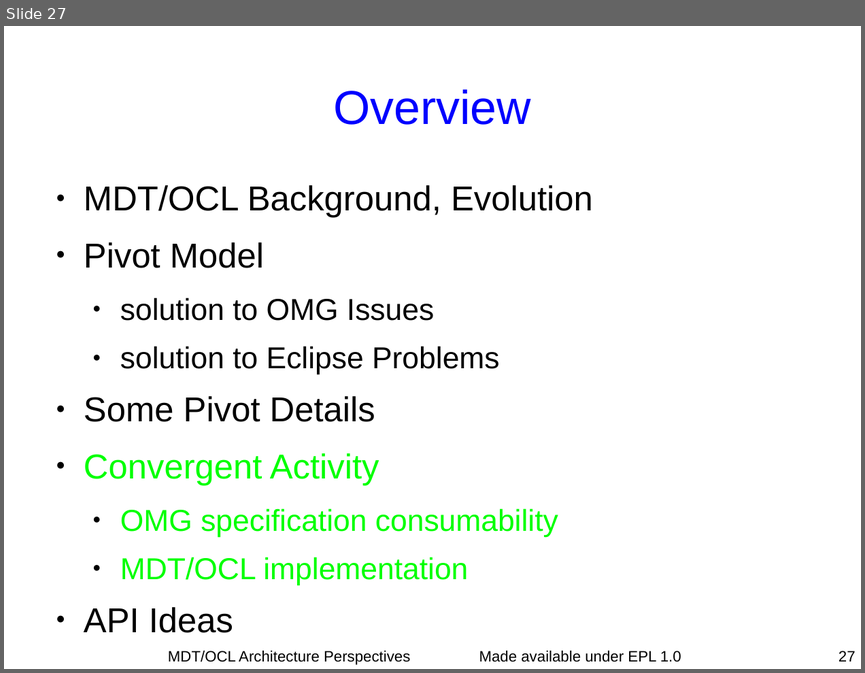
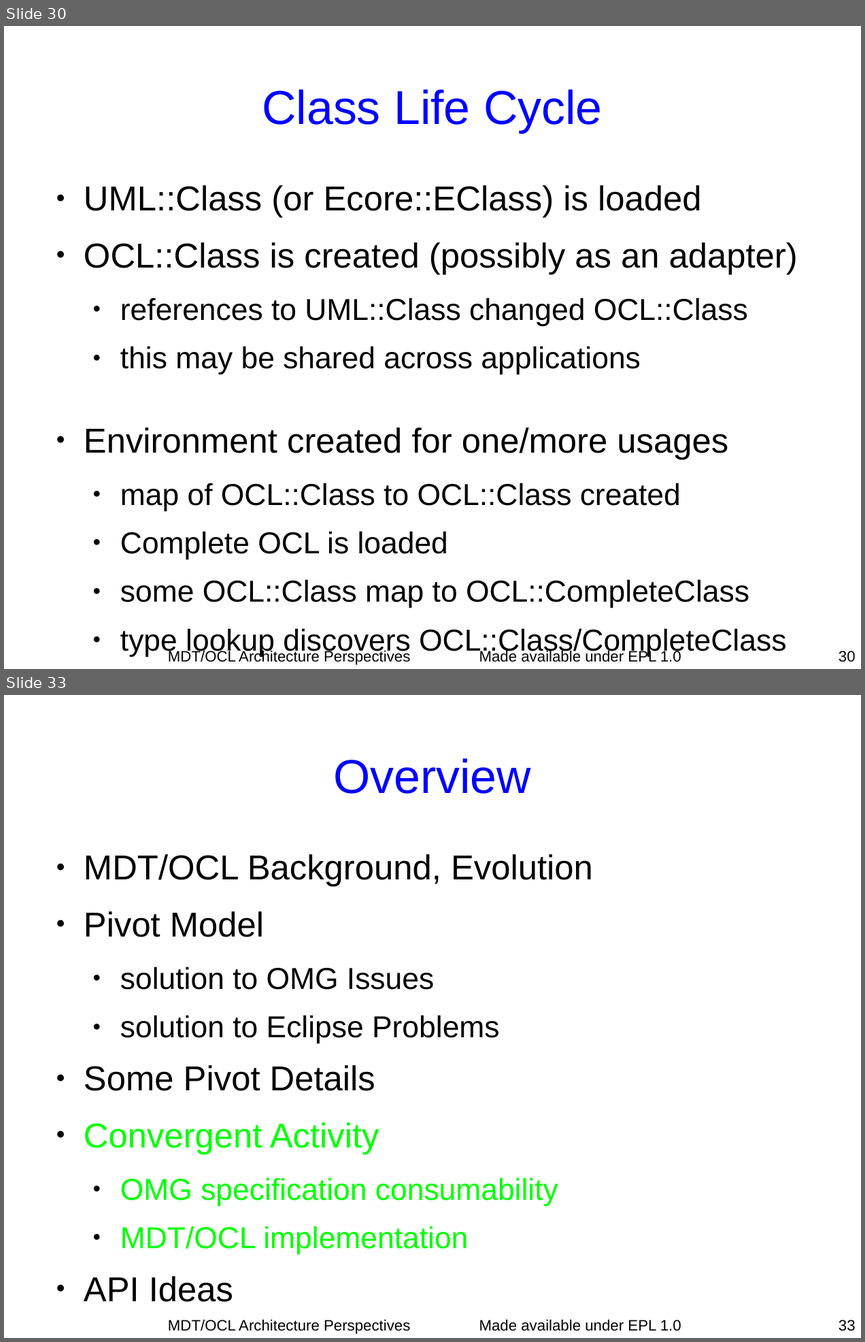
Before and after one commit to eclipse-ocl/ocl-website, a slide deck: ocl/docs/publications/Dresden2010Visit/DresdenVisit.odp. Shown one above the other, each under a label of ours: slide 27 before the commit, slides 30 and 33 after it; the slides between them are not shown. The pictures are 865x673 and 865x1342 pixels, drawn with LibreOffice and Linux fonts; fonts in the diff are those of the drawing. Boxes give left, top, right and bottom in pixels: in the first picture for what was removed or moved away, otherwise in the second. Text is boxed around its words. In the diff, an @@ line names an element or a change of style, - is before the commit and + after.

```diff
--- a/ocl/docs/publications/Dresden2010Visit/DresdenVisit.odp
+++ b/ocl/docs/publications/Dresden2010Visit/DresdenVisit.odp
@@ slide 30 added at [4, 26, 861, 669], background #FFFFFF; not listed: 1 template element that a slide beside it also shows @@
@@ title added at [262, 89, 602, 133], 44 pt, text #0000FF @@
+Class Life Cycle
@@ text added at [84, 185, 798, 656], 28 pt, text #000000 @@
+● UML::Class (or Ecore::EClass) is loaded
+● OCL::Class is created (possibly as an adapter)
+  ● references to UML::Class changed OCL::Class
+  ● this may be shared across applications
+● Environment created for one/more usages
+  ● map of OCL::Class to OCL::Class created
+  ● Complete OCL is loaded
+  ● some OCL::Class map to OCL::CompleteClass
+  ● type lookup discovers OCL::Class/CompleteClass
@@ text added at [168, 650, 410, 665], 14 pt, text #000000 @@
+MDT/OCL Architecture Perspectives
@@ page number added at [838, 650, 855, 662], 14 pt, text #000000 @@
+30
@@ what was slide 27 is now slide 33 @@
@@ page number at [838, 1319, 855, 1331]: text changed @@
-27
+33
```
Also in this commit, not shown: 12 slides changed, 8 other slides added, 2 slides removed.
